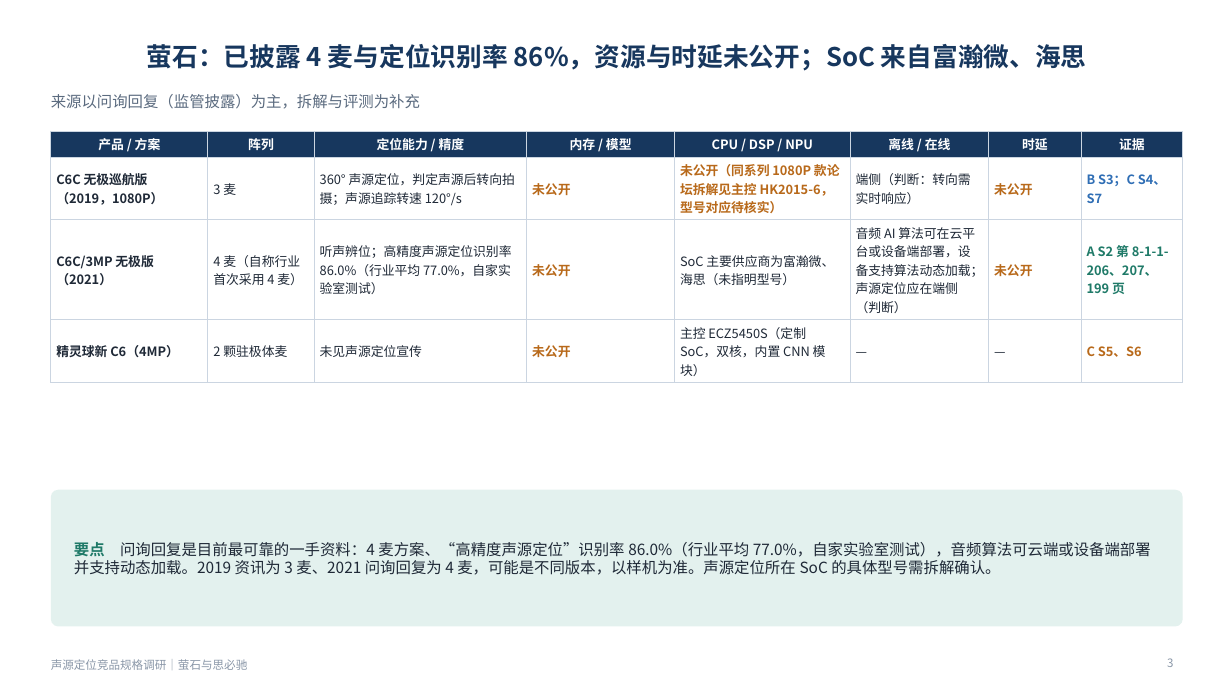
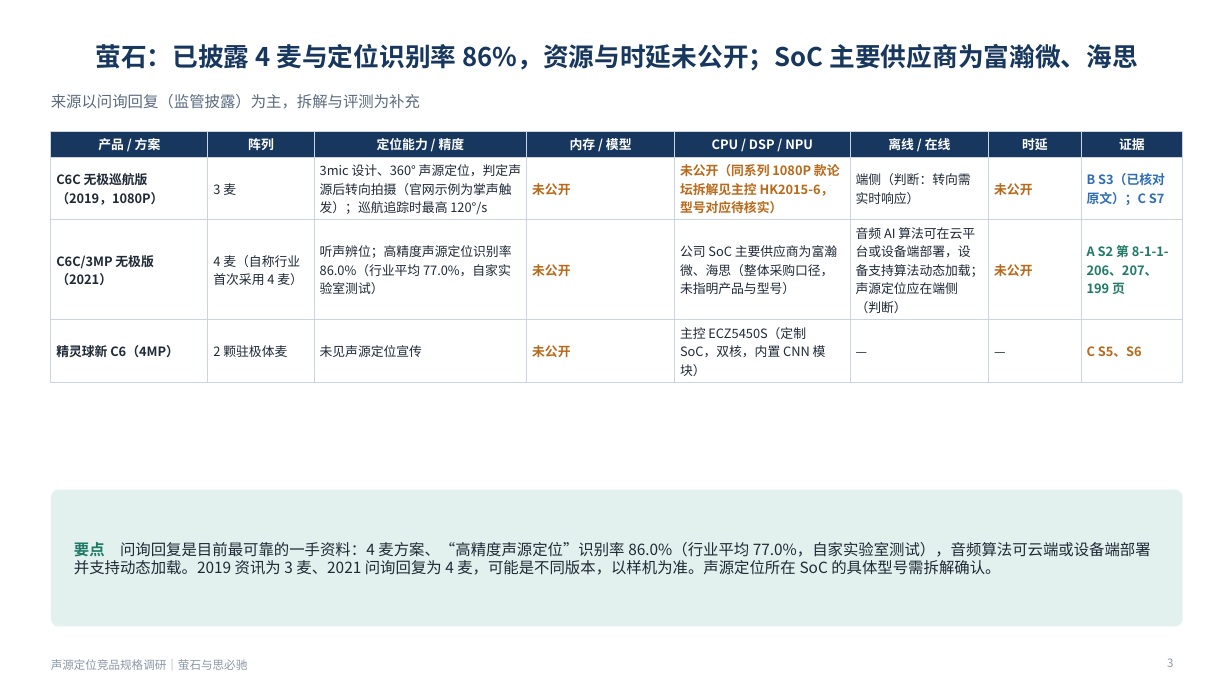
Before and after one commit to ZeroFoxxi/ssl-scene1, a slide deck: slide 3 of 竞品规格调研_萤石与思必驰.pptx. Drawn at 1232x693 pixels with LibreOffice and Linux fonts; fonts in the diff are those of the drawing. Boxes give left, top, right and bottom in pixels: in the first picture for what was removed or moved away, otherwise in the second. Text is boxed around its words. In the diff, an @@ line names an element or a change of style, - is before the commit and + after.

```diff
--- a/竞品规格调研_萤石与思必驰.pptx
+++ b/竞品规格调研_萤石与思必驰.pptx
@@ title at (95,44,1138,71): text changed @@
-萤石：已披露 4 麦与定位识别率 86%，资源与时延未公开；SoC 来自富瀚微、海思
+萤石：已披露 4 麦与定位识别率 86%，资源与时延未公开；SoC 主要供应商为富瀚微、海思
@@ table at (51,131,1183,380) @@
-row 2, column 3: 360° 声源定位，判定声源后转向拍摄；声源追踪转速 120°/s
+row 2, column 3: 3mic 设计、360° 声源定位，判定声源后转向拍摄（官网示例为掌声触发）；巡航追踪时最高 120°/s
-row 2, column 8: B S3；C S4、S7
+row 2, column 8: B S3（已核对原文）；C S7
-row 3, column 5: SoC 主要供应商为富瀚微、海思（未指明型号）
+row 3, column 5: 公司 SoC 主要供应商为富瀚微、海思（整体采购口径，未指明产品与型号）
```
Also in this commit, not shown: 1 other slide changed, 5 other files.
